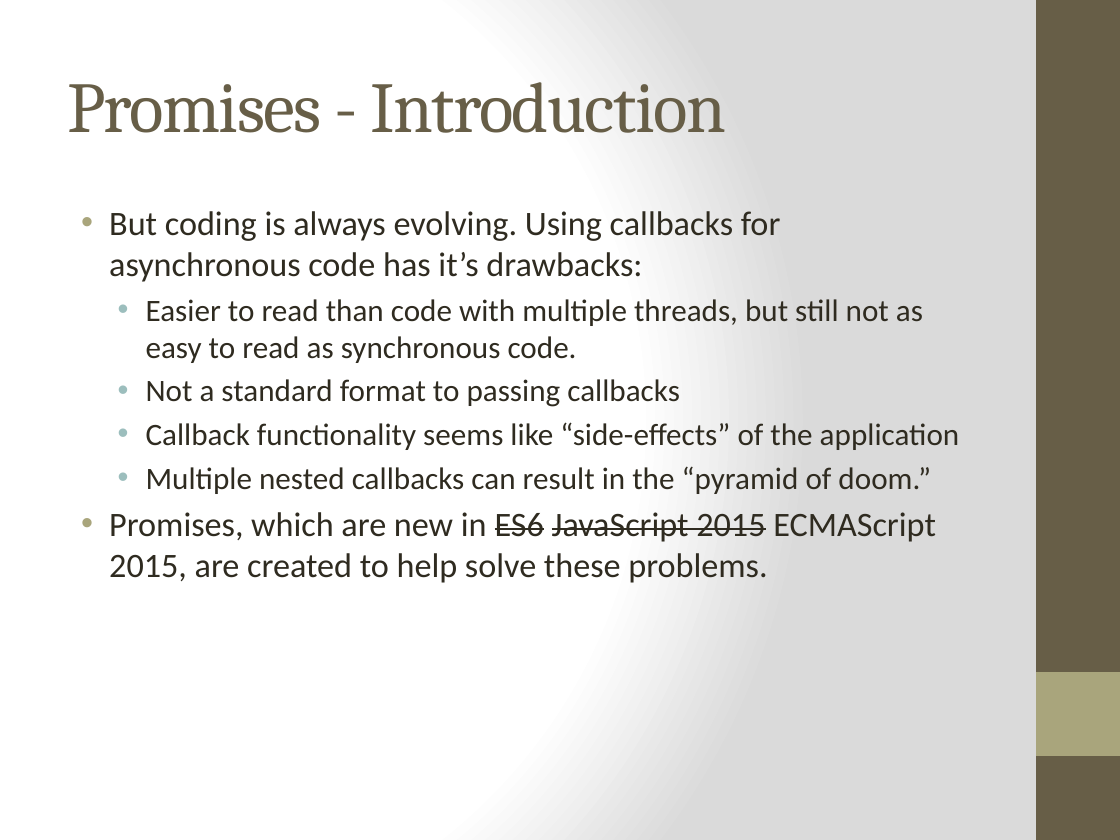
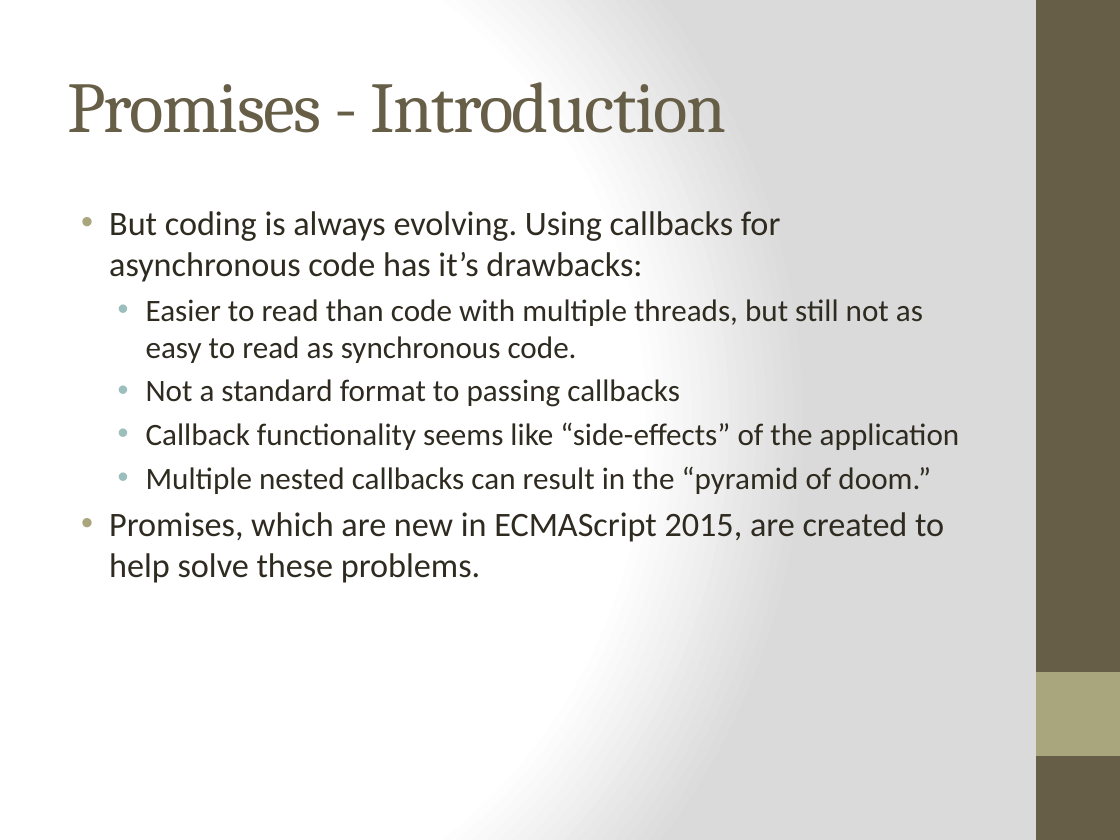
Before and after one commit to cheryly279/AsyncDiscussion, a slide deck: slide 9 of Async_Discussion_9_29_15.pptx. Drawn at 1120x840 pixels with LibreOffice and Linux fonts; fonts in the diff are those of the drawing. Boxes give left, top, right and bottom in pixels: in the first picture for what was removed or moved away, otherwise in the second. Text is boxed around its words. In the diff, an @@ line names an element or a change of style, - is before the commit and + after.

```diff
--- a/Async_Discussion_9_29_15.pptx
+++ b/Async_Discussion_9_29_15.pptx
@@ text at <box>109,512,944,583</box>: text changed @@
-• Promises, which are new in ES6 JavaScript 2015 ECMAScript 2015, are created to help solve these problems.
+• Promises, which are new in ECMAScript 2015, are created to help solve these problems.
```
Also in this commit, not shown: 5 other slides changed, 1 other file.
